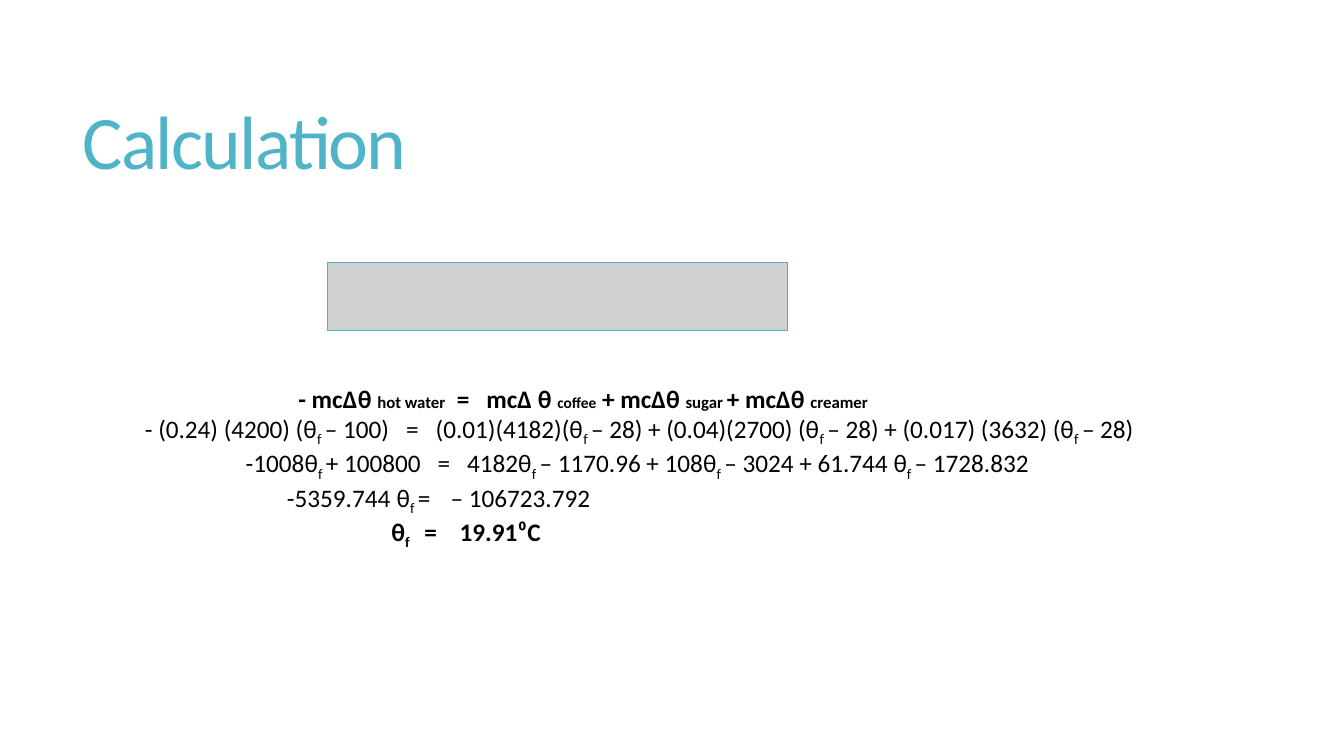
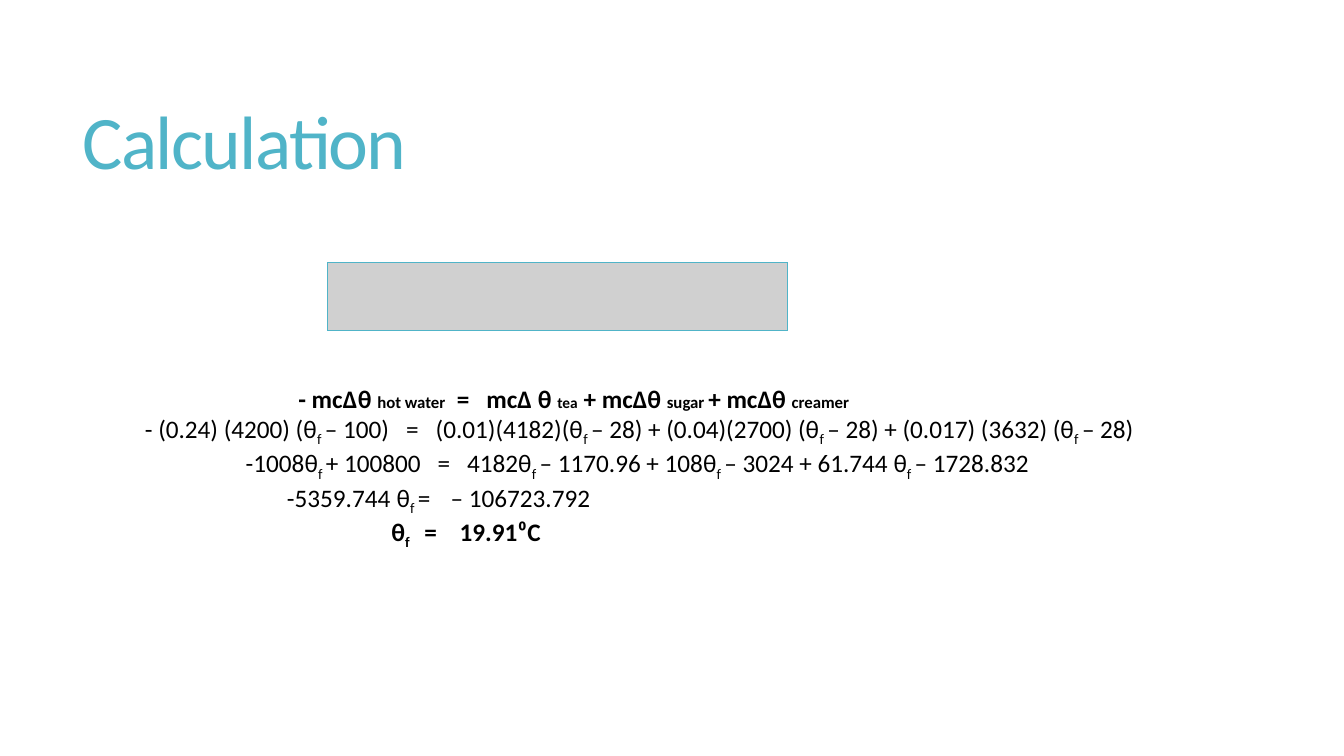
Before and after one commit to C24-S60348/TamanTasikTaiping, a slide deck: slide 10 of ThermalEQDrinks Asset/INTERFACE LAYOUT INOVASI.pptx. Drawn at 1344x756 pixels with LibreOffice and Linux fonts; fonts in the diff are those of the drawing; grey boxes stand for pictures. Boxes give left, top, right and bottom in pixels: in the first picture for what was removed or moved away, otherwise in the second. Text is boxed around its words. In the diff, an @@ line names an element or a change of style, - is before the commit and + after.

```diff
--- a/ThermalEQDrinks Asset/INTERFACE LAYOUT INOVASI.pptx
+++ b/ThermalEQDrinks Asset/INTERFACE LAYOUT INOVASI.pptx
@@ text at bbox=[312, 390, 850, 411]: text changed @@
-- mcΔθ hot water = mcΔ θ coffee + mcΔθ sugar + mcΔθ creamer
+- mcΔθ hot water = mcΔ θ tea + mcΔθ sugar + mcΔθ creamer
```
Also in this commit, not shown: 1 other slide changed, 1 other file.
